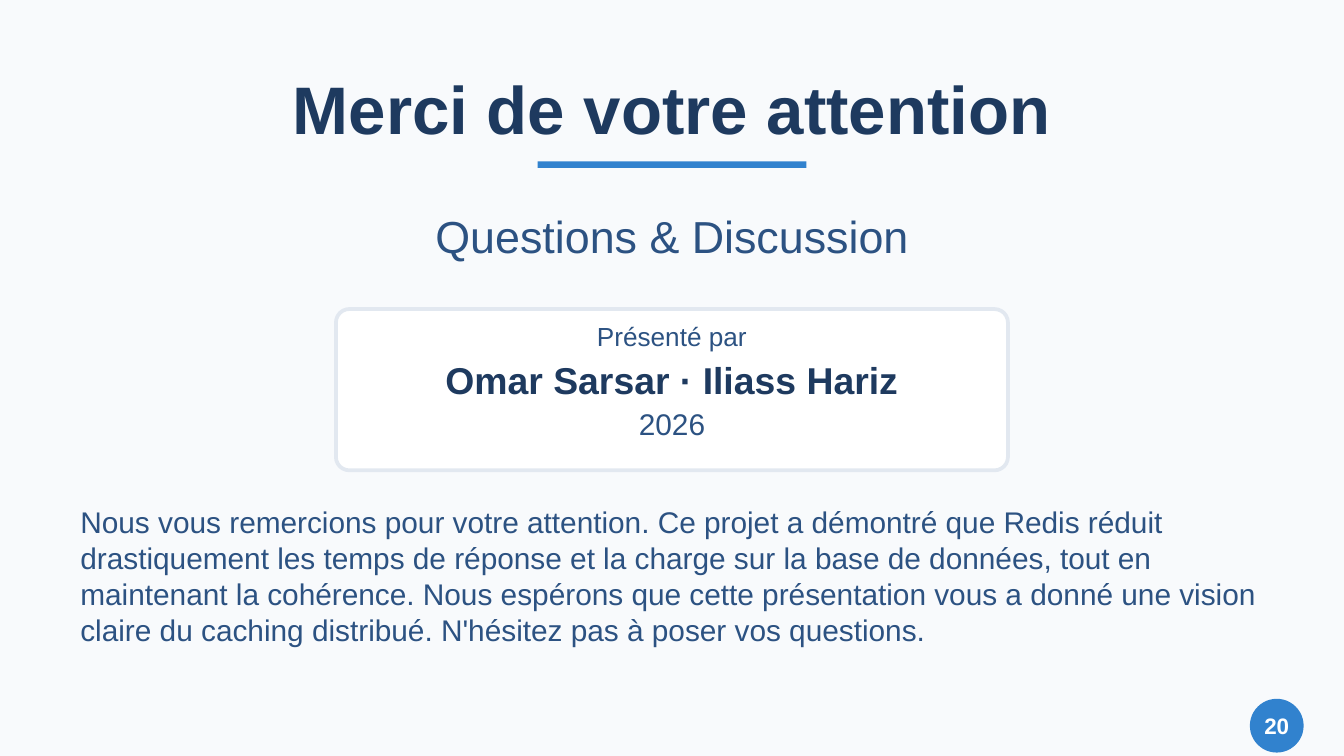
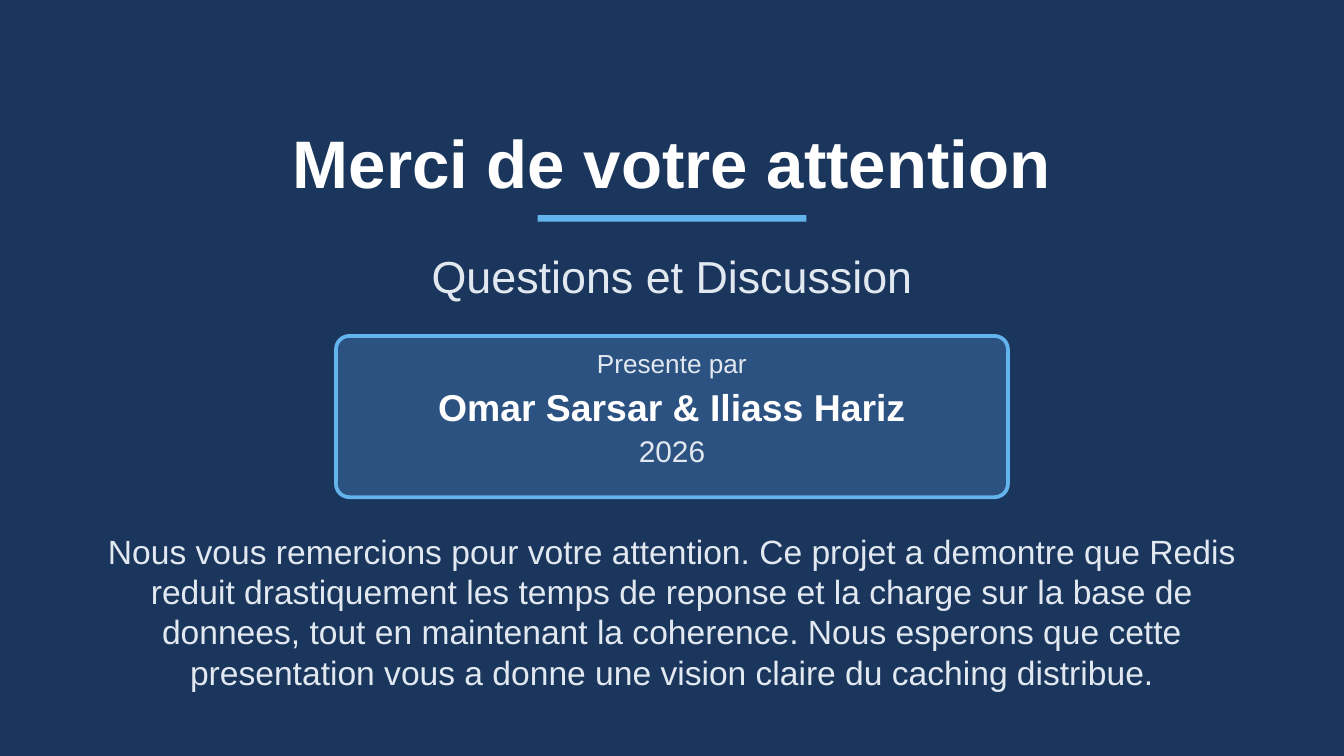
Before and after one commit to Zeinot/marketplace-saas, a slide deck: slide 20 of output/Presentation_Cache_Redis.pptx. Drawn at 1344x756 pixels with LibreOffice and Linux fonts; fonts in the diff are those of the drawing. Boxes give left, top, right and bottom in pixels: in the first picture for what was removed or moved away, otherwise in the second. Text is boxed around its words. In the diff, an @@ line names an element or a change of style, - is before the commit and + after.

```diff
--- a/output/Presentation_Cache_Redis.pptx
+++ b/output/Presentation_Cache_Redis.pptx
@@ background #F8FAFC to #1A365D @@
@@ text "Merci de votre attention": place and size @@
-text "Merci de votre attention" at [293,85,1050,135]
+text "Merci de votre attention" at [293,139,1050,189]
@@ text "Merci de votre attention" at [293,139,1050,189]: text colour #1E3A5F to #FFFFFF @@
@@ rectangle: place and size @@
-rectangle at [538,161,806,168]
+rectangle at [538,215,806,222]
@@ rectangle at [538,215,806,222]: fill #3182CE to #63B3ED @@
@@ text at [432,260,913,302]: text changed; text colour #2C5282 to #E2E8F0 @@
-Questions & Discussion
+Questions et Discussion
@@ rounded rectangle: place and size @@
-rounded rectangle at [336,309,1008,470]
+rounded rectangle at [336,336,1008,497]
@@ rounded rectangle at [336,336,1008,497]: fill #FFFFFF to #2C5282; outline #E2E8F0 2 pt to #63B3ED 2 pt @@
@@ text at [597,355,747,379]: text changed; text colour #2C5282 to #E2E8F0 @@
-Présenté par
+Presente par
@@ text at [438,394,905,422]: text changed; text colour #1E3A5F to #FFFFFF @@
-Omar Sarsar · Iliass Hariz
+Omar Sarsar & Iliass Hariz
@@ text "2026": place and size @@
-text "2026" at [639,414,705,436]
+text "2026" at [639,441,705,463]
@@ text "2026" at [639,441,705,463]: text colour #2C5282 to #E2E8F0 @@
@@ text at [108,539,1235,691]: text changed; size 16 to 18 pt; text colour #2C5282 to #E2E8F0 @@
-Nous vous remercions pour votre attention. Ce projet a démontré que Redis réduit drastiquement les temps de réponse et la charge sur la base de données, tout en maintenant la cohérence. Nous espérons que cette présentation vous a donné une vision claire du caching distribué. N'hésitez pas à poser vos questions.
+Nous vous remercions pour votre attention. Ce projet a demontre que Redis reduit drastiquement les temps de reponse et la charge sur la base de donnees, tout en maintenant la coherence. Nous esperons que cette presentation vous a donne une vision claire du caching distribue.
@@ ellipse removed at [1250,699,1304,753] @@
@@ text removed at [1264,718,1289,734] @@
-20
```
Also in this commit, not shown: 16 other slides changed, 3 slides added, 3 slides removed, 22 other files.
